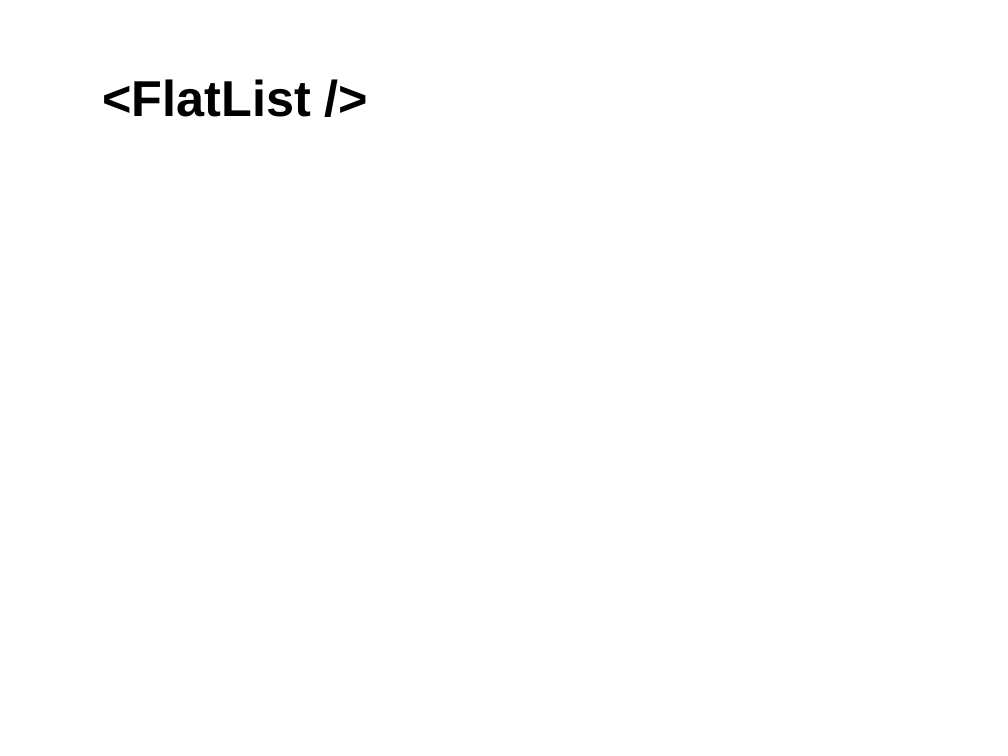
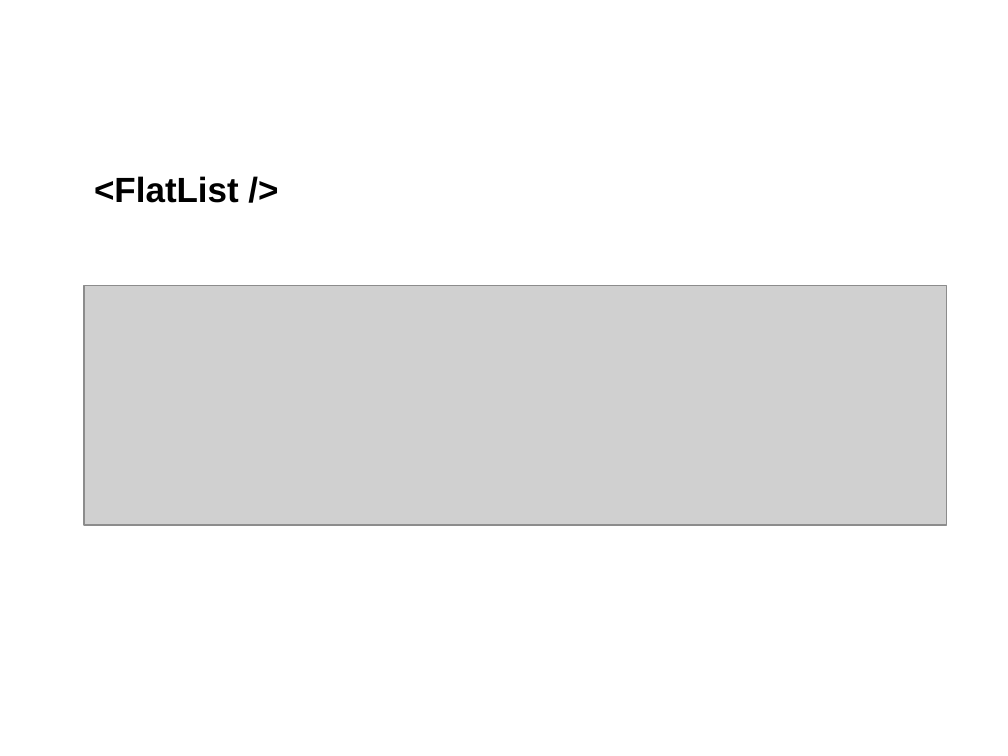
Before and after one commit to quydongnasts/Documents, a slide deck: slide 10 of PowerPoint/REACT-NATIVE.pptx (slide 9 before the commit). Drawn at 1008x756 pixels with LibreOffice and Linux fonts; fonts in the diff are those of the drawing; grey boxes stand for pictures. Boxes give left, top, right and bottom in pixels: in the first picture for what was removed or moved away, otherwise in the second. Text is boxed around its words. In the diff, an @@ line names an element or a change of style, - is before the commit and + after.

```diff
--- a/PowerPoint/REACT-NATIVE.pptx
+++ b/PowerPoint/REACT-NATIVE.pptx
@@ title "<FlatList />": place and size @@
-title "<FlatList />" at [102, 79, 310, 117]
+title "<FlatList />" at [94, 176, 239, 203]
@@ title "<FlatList />" at [94, 176, 239, 203]: size 36 to 25 pt @@
@@ picture added at [84, 285, 946, 525] @@
```
Also in this commit, not shown: 1 other slide changed, 4 slides added.
